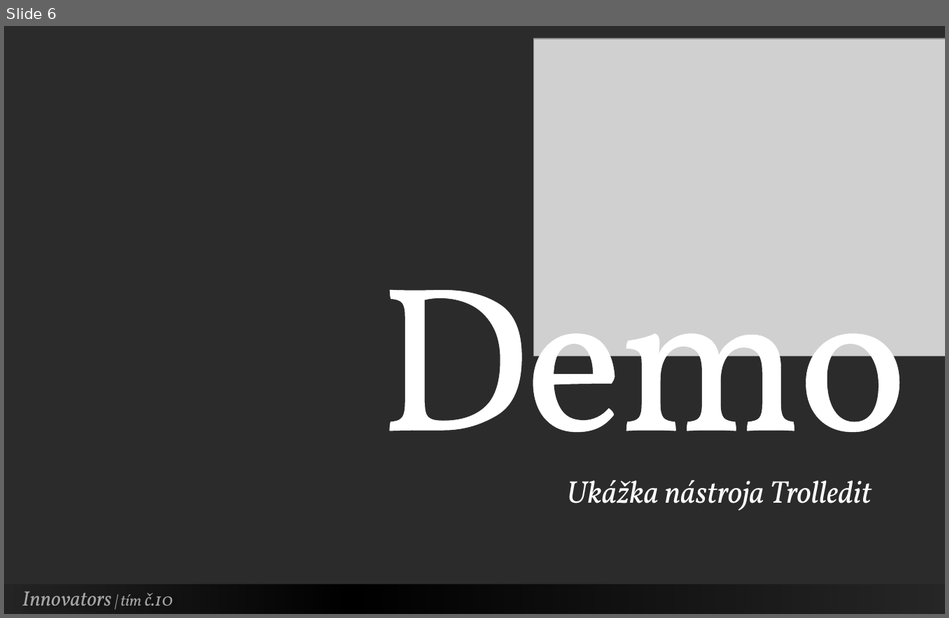
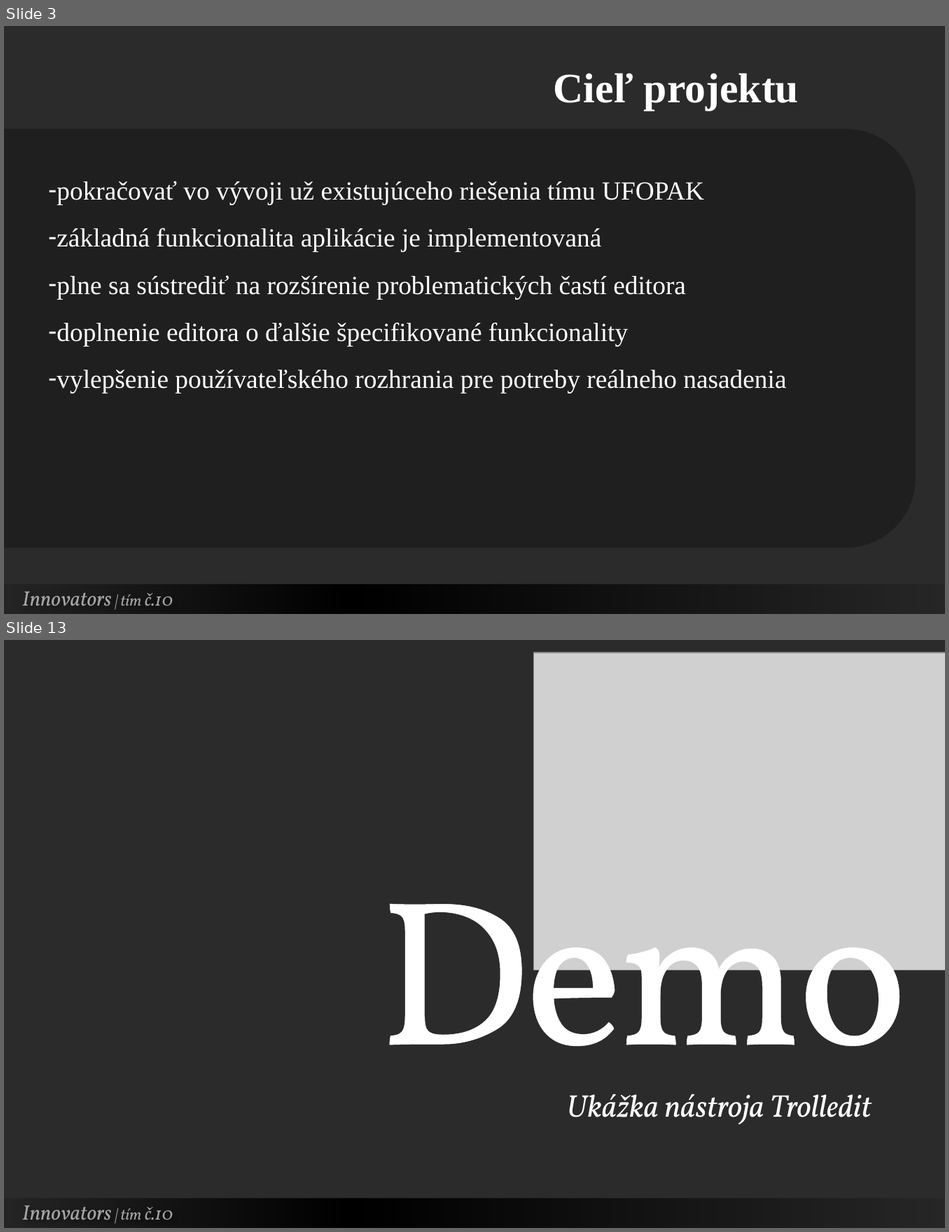
Before and after one commit to Innovators-Team10/Documentation, a slide deck: Dokumentacie/Ostatne/Innovators.pptx. Shown one above the other, each under a label of ours: slide 6 before the commit, slides 3 and 13 after it; the slides between them are not shown. The pictures are 949x618 and 949x1232 pixels, drawn with LibreOffice and Linux fonts; fonts in the diff are those of the drawing; grey boxes stand for pictures; background and template pictures are left out; a plain dark background stands for a picture behind light text. Boxes give left, top, right and bottom in pixels: in the first picture for what was removed or moved away, otherwise in the second. Text is boxed around its words. In the diff, an @@ line names an element or a change of style, - is before the commit and + after.

Commit message:
[!] Doplnenie draftu prezentacie

```diff
--- a/Dokumentacie/Ostatne/Innovators.pptx
+++ b/Dokumentacie/Ostatne/Innovators.pptx
@@ slide 3 added at [4, 26, 945, 614], background picture (left out) @@
@@ text added at [554, 73, 798, 110], 32 pt, text #FFFFFF, bold @@
+Cieľ projektu
@@ round same rect added at [4, 130, 915, 548], fill #000000 at 28% opacity @@
@@ text added at [56, 181, 786, 393], 20 pt, text #FFFFFF @@
+– pokračovať vo vývoji už existujúceho riešenia tímu UFOPAK
+– základná funkcionalita aplikácie je implementovaná
+– plne sa sústrediť na rozšírenie problematických častí editora
+– doplnenie editora o ďalšie špecifikované funkcionality
+– vylepšenie používateľského rozhrania pre potreby reálneho nasadenia
@@ rectangle added at [4, 585, 945, 614], fill gradient #000000 @@
@@ text added at [22, 592, 173, 606], 16 pt, text #A6A6A6, italic @@
+Innovators | tím č.10
@@ what was slide 6 is now slide 13 @@
```
Also in this commit, not shown: 4 slides changed, 8 other slides added, 3 slides removed.
